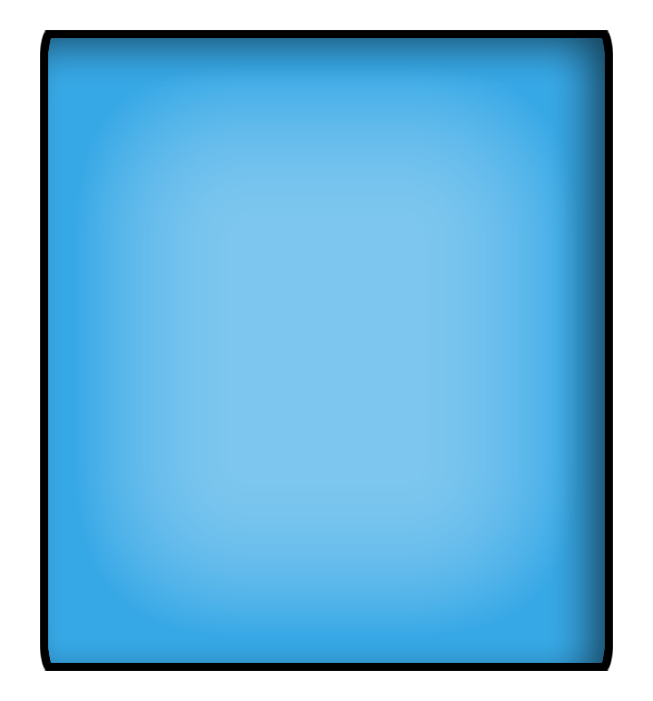
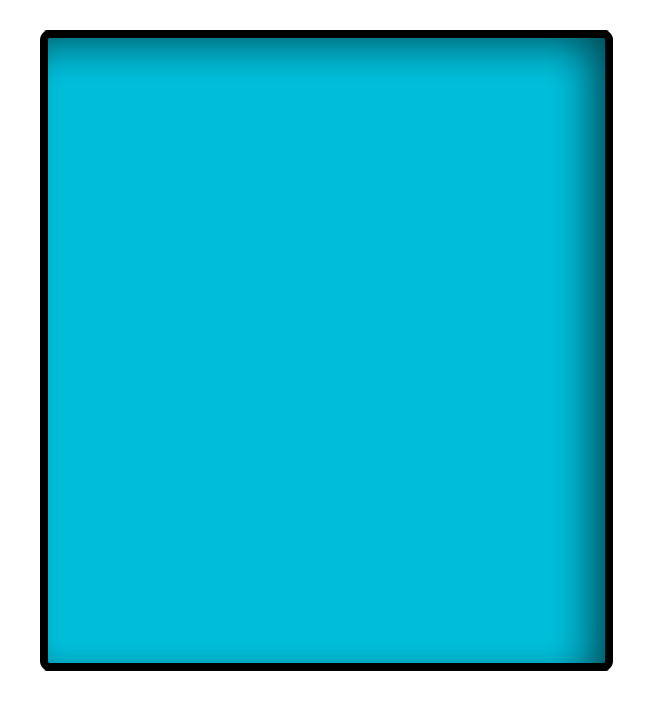
Layers edited between the first and the second 653×701 image:
added layer "Rounded Rectangle 2" above "Rounded Rectangle 1 copy 2" over [40, 30, 613, 671]
